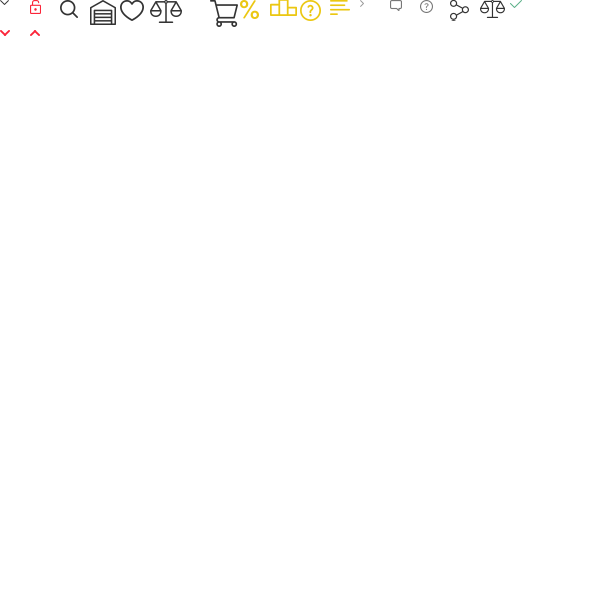
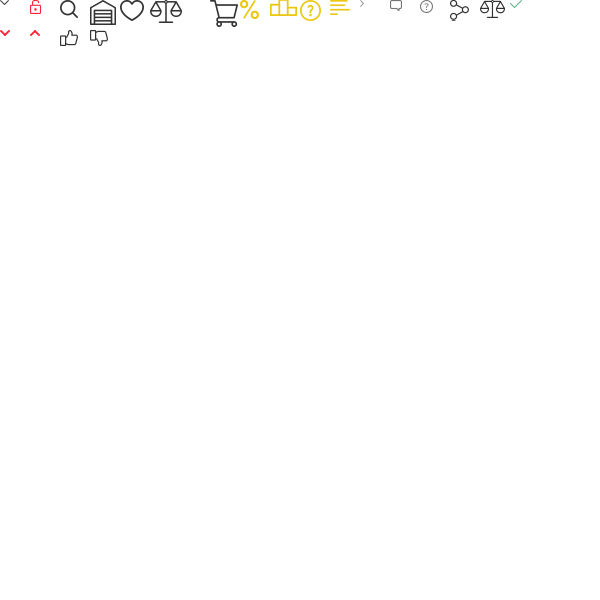
Comparing the layer stacks of the two 600x600 images. Changes:
added layer "Слой 23" above "Слой 22" over [90, 30, 108, 46]
added layer "Слой 22" above "Слой 21" over [60, 30, 78, 46]
